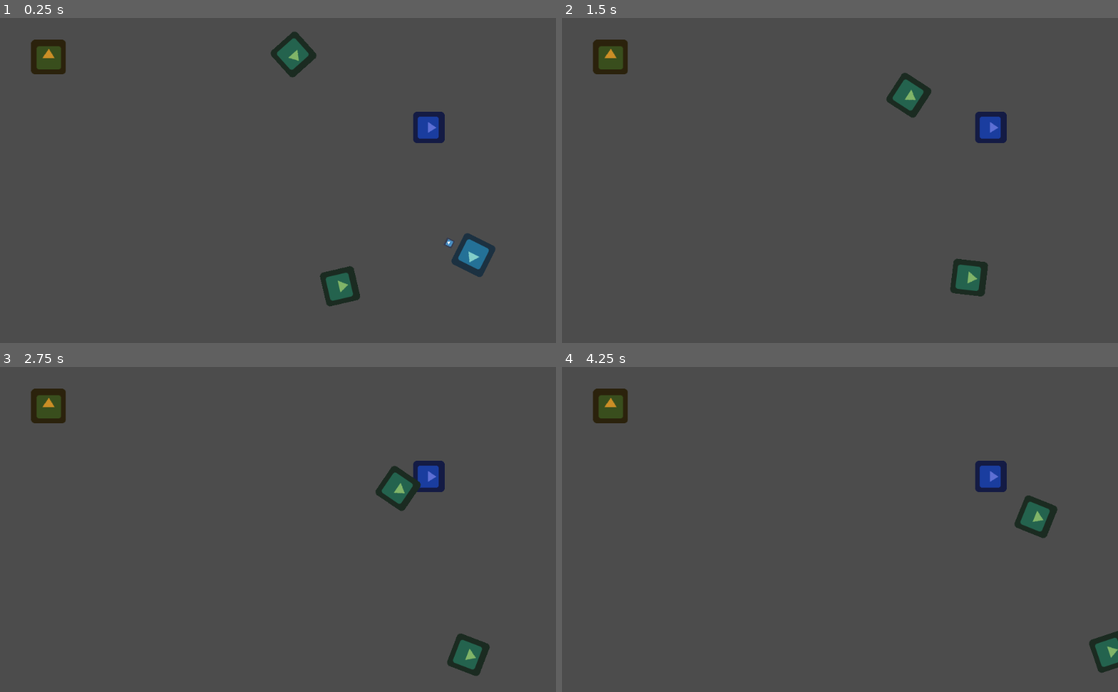
Above: before the commit, frames 1-4 (two rows, left to right).
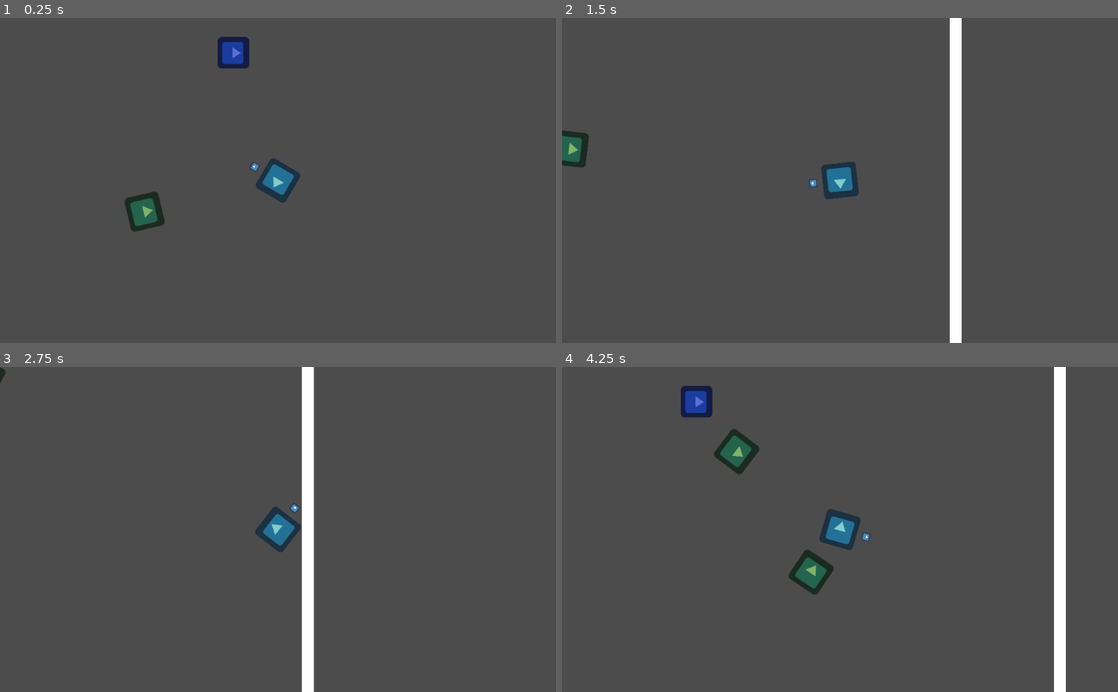
Above: after the commit, the same moments.

Repository: moisesjbc/spain-game-dev-jam-3
Game: Godot game, scene res://gameplay/main/main.tscn
Same seed, same stepped clock (60 frames per second), same inputs: the game is played once before the commit and once after it. The engine's default icon, where the game draws it, is replaced by a stand-in: a white triangle on a blue panel in a dark square.
Inputs (mouse positions are in pixels of both pictures, inside the frame that each line leads up to):
- Up to frame 1 (0.25 s): no input
- Up to frame 2 (1.5 s): move the mouse to (962, 164) at 0.52 s; hold Right (ui_right) 0.53-1.28 s; move the mouse to (728, 196) at 1.27 s; hold Down (ui_down) from 1.28 s (still down)
- Up to frame 3 (2.75 s): move the mouse to (333, 458) at 2.02 s; release Down (ui_down) at 2.03 s; hold Right (ui_right) from 2.03 s (still down)
- Up to frame 4 (4.25 s): move the mouse to (812, 594) at 2.77 s; release Right (ui_right) at 2.78 s; hold Up (ui_up) 2.78-3.53 s; move the mouse to (1006, 578) at 3.52 s; hold Left (ui_left) from 3.53 s (still down)

The runs differ from the first frame. In frame 1, 5.1% of the frame differs, in the area x 5-90%, y 4-89%; in frame 2, 5.6%; in frame 3, 5.5%; in frame 4, 7.0%, in the area x 5-100%, y 0-100%.

Commit message:
Añade paredes

Diff:
--- /dev/null
+++ b/godot-project/gameplay/environment/wall/wall.tscn
@@ -0,0 +1,19 @@
+[gd_scene load_steps=2 format=2]
+
+[sub_resource type="RectangleShape2D" id=1]
+extents = Vector2( 1005.1, 12.1448 )
+
+[node name="wall" type="StaticBody2D"]
+collision_layer = 64
+
+[node name="color_rect" type="ColorRect" parent="."]
+margin_left = -800.0
+margin_right = 1200.0
+margin_bottom = 22.0
+__meta__ = {
+"_edit_use_anchors_": false
+}
+
+[node name="collision_shape" type="CollisionShape2D" parent="."]
+position = Vector2( 200.782, 10.0181 )
+shape = SubResource( 1 )
--- /dev/null
+++ b/godot-project/gameplay/environment/walls/walls.tscn
@@ -0,0 +1,19 @@
+[gd_scene load_steps=2 format=2]
+
+[ext_resource path="res://gameplay/environment/wall/wall.tscn" type="PackedScene" id=1]
+
+[node name="walls" type="Node2D"]
+position = Vector2( 272, -664 )
+
+[node name="top_wall" parent="." instance=ExtResource( 1 )]
+
+[node name="bottom_wall" parent="." instance=ExtResource( 1 )]
+position = Vector2( 0, 2030.81 )
+
+[node name="left_wall" parent="." instance=ExtResource( 1 )]
+position = Vector2( -780.352, 824.079 )
+rotation = 1.5708
+
+[node name="right_wall" parent="." instance=ExtResource( 1 )]
+position = Vector2( 1198.65, 824.079 )
+rotation = 1.5708
--- a/godot-project/gameplay/main/main.tscn
+++ b/godot-project/gameplay/main/main.tscn
@@ -6,6 +6,7 @@
 [ext_resource path="res://gameplay/buildings/turret/turret.tscn" type="PackedScene" id=4]
 [ext_resource path="res://gameplay/buildings/generator/generator.tscn" type="PackedScene" id=5]
 [ext_resource path="res://gameplay/connections/connections.tscn" type="PackedScene" id=6]
+[ext_resource path="res://gameplay/environment/walls/walls.tscn" type="PackedScene" id=7]
 
 [node name="main" type="Node2D"]
 
@@ -28,3 +29,5 @@
 
 [node name="player_actions" parent="." instance=ExtResource( 1 )]
 visible = false
+
+[node name="walls" parent="." instance=ExtResource( 7 )]
--- a/godot-project/gameplay/player/player.tscn
+++ b/godot-project/gameplay/player/player.tscn
@@ -11,7 +11,7 @@
 extents = Vector2( 30.9579, 32.036 )
 
 [node name="player" type="KinematicBody2D"]
-collision_mask = 2
+collision_mask = 66
 script = ExtResource( 2 )
 
 [node name="body_sprite" type="Sprite" parent="."]
@@ -35,5 +35,8 @@
 
 [node name="collision_shape" type="CollisionShape2D" parent="."]
 shape = SubResource( 1 )
+
+[node name="Camera2D" type="Camera2D" parent="."]
+current = true
 [connection signal="body_entered" from="influence_area" to="." method="_on_influence_area_body_entered"]
 [connection signal="body_exited" from="influence_area" to="." method="_on_influence_area_body_exited"]
--- a/godot-project/project.godot
+++ b/godot-project/project.godot
@@ -67,6 +67,7 @@
 2d_physics/layer_4="Bullets"
 2d_physics/layer_5="Cable roll"
 2d_physics/layer_6="Player influence"
+2d_physics/layer_7="Walls"
 
 [rendering]
 
Not shown: 1 places in godot-project/gameplay/main/main.tscn that only renumber resources
